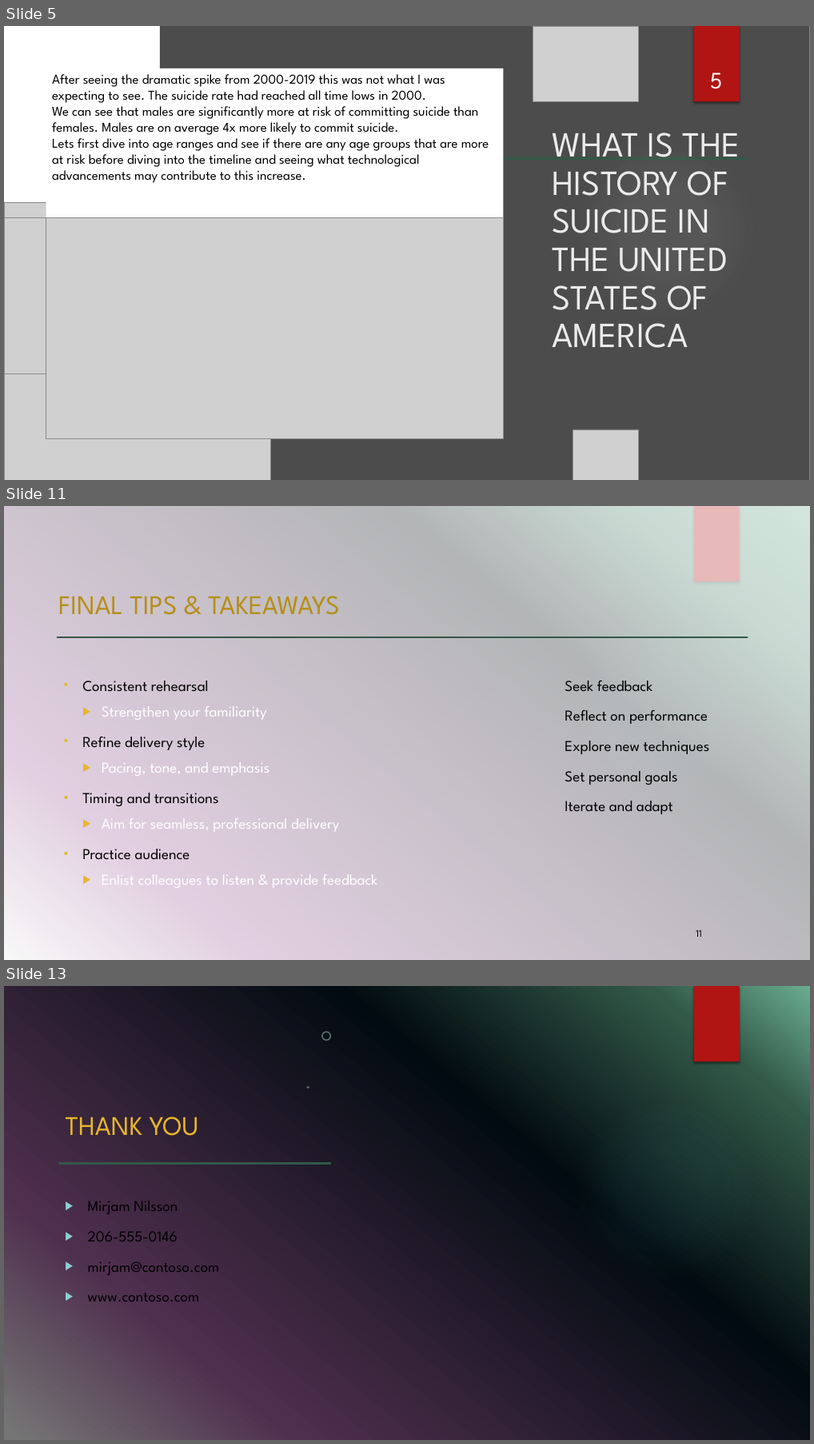
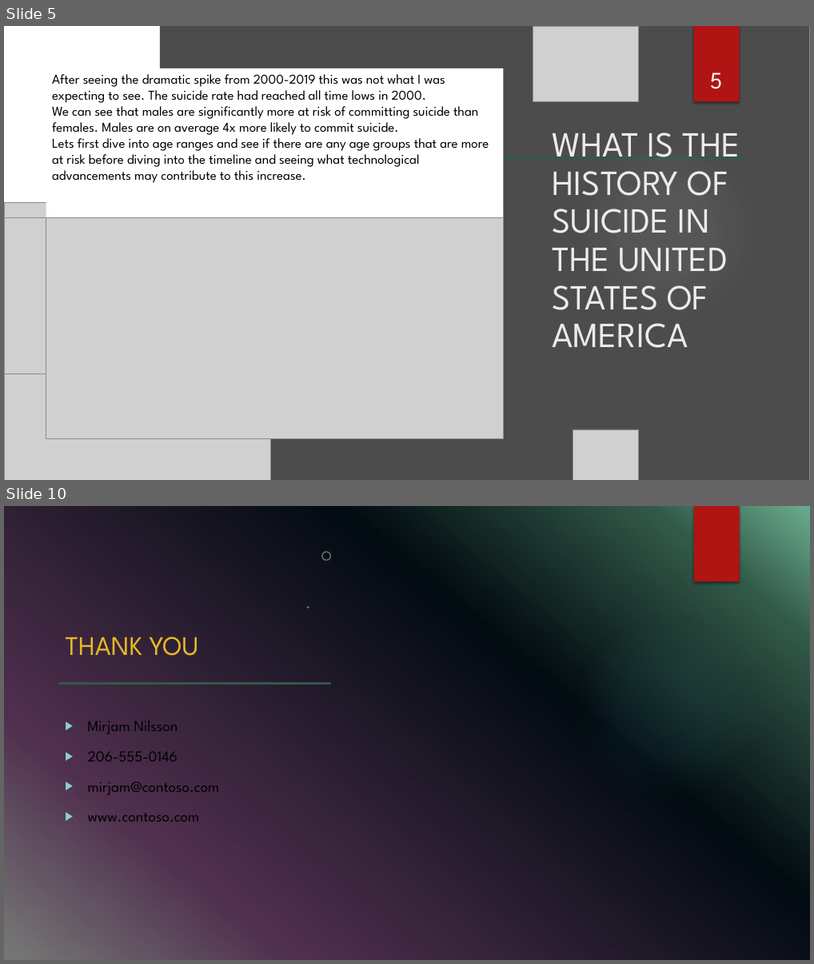
Before and after one commit to RussellBracey/Capston_rb, a slide deck: powerpoint/capstone_powerpoint.pptx. Shown one above the other, each under a label of ours: slides 5, 11 and 13 before the commit, slides 5 and 10 after it; the slides between them are not shown. The pictures are 814x1444 and 814x964 pixels, drawn with LibreOffice and Linux fonts; fonts in the diff are those of the drawing; grey boxes stand for pictures; background and template pictures are left out. Boxes give left, top, right and bottom in pixels: in the first picture for what was removed or moved away, otherwise in the second. Text is boxed around its words. In the diff, an @@ line names an element or a change of style, - is before the commit and + after.

```diff
--- a/powerpoint/capstone_powerpoint.pptx
+++ b/powerpoint/capstone_powerpoint.pptx
@@ slide 11 removed at (4,506,810,960), background gradient #6AAC90 to #4B866D to #02090E to #9E5E9B to #EBEBEB; not listed: 2 template elements that a slide beside it also shows @@
@@ rectangle removed at (4,506,810,960) @@
@@ title removed at (58,596,339,615) @@
-FINAL TIPS & TAKEAWAYS
@@ line removed from (58, 637) to (748, 637) @@
@@ text removed at (82,680,378,890) @@
-• Consistent rehearsal
-  ▶ Strengthen your familiarity
-• Refine delivery style
-  ▶ Pacing, tone, and emphasis
-• Timing and transitions
-  ▶ Aim for seamless, professional delivery
-• Practice audience
-  ▶ Enlist colleagues to listen & provide feedback
@@ text removed at (565,680,710,814) @@
-Seek feedback
-Reflect on performance
-Explore new techniques
-Set personal goals
-Iterate and adapt
@@ page number removed at (696,929,702,936) @@
-11
@@ what was slide 13 is now slide 10 @@
```
Also in this commit, not shown: 4 slides added, 6 other slides removed, 2 other files.
